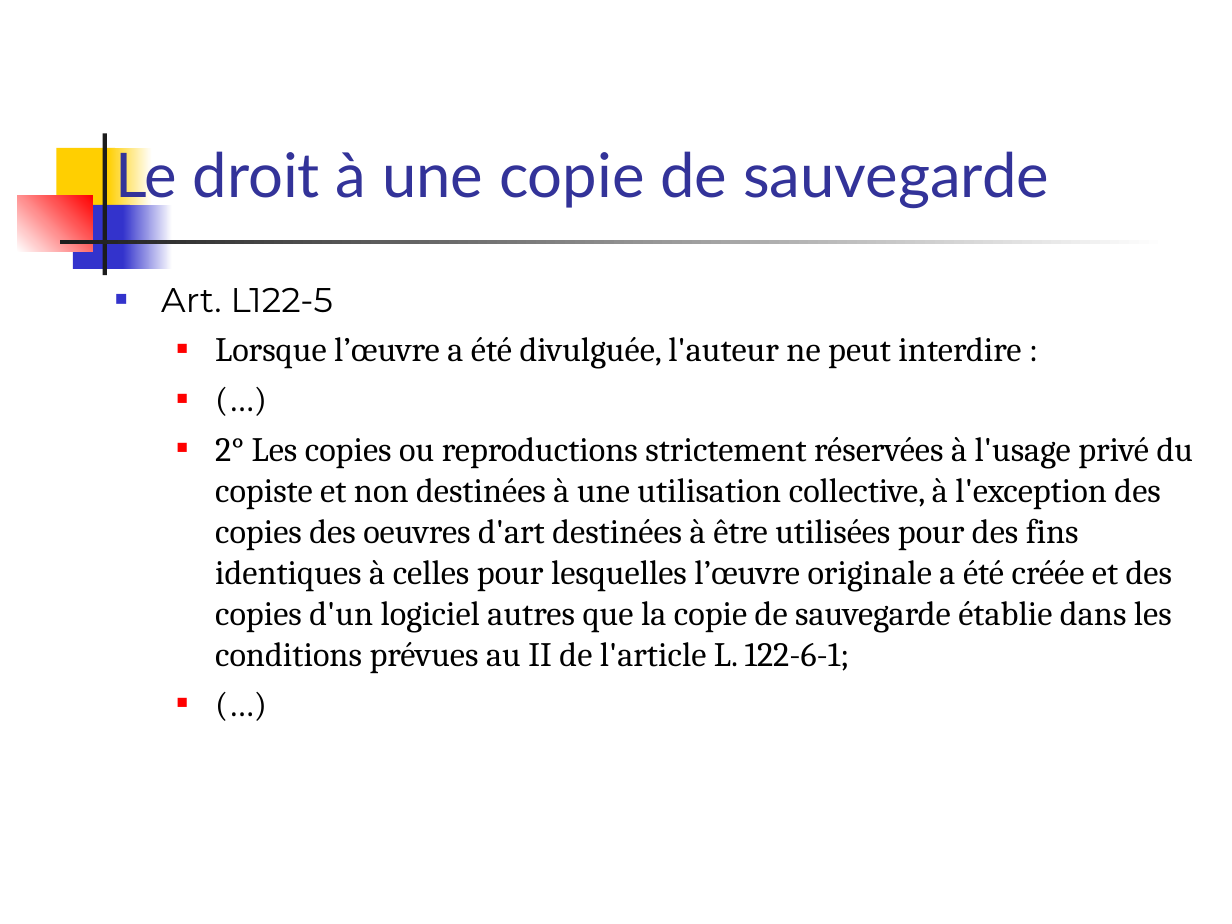
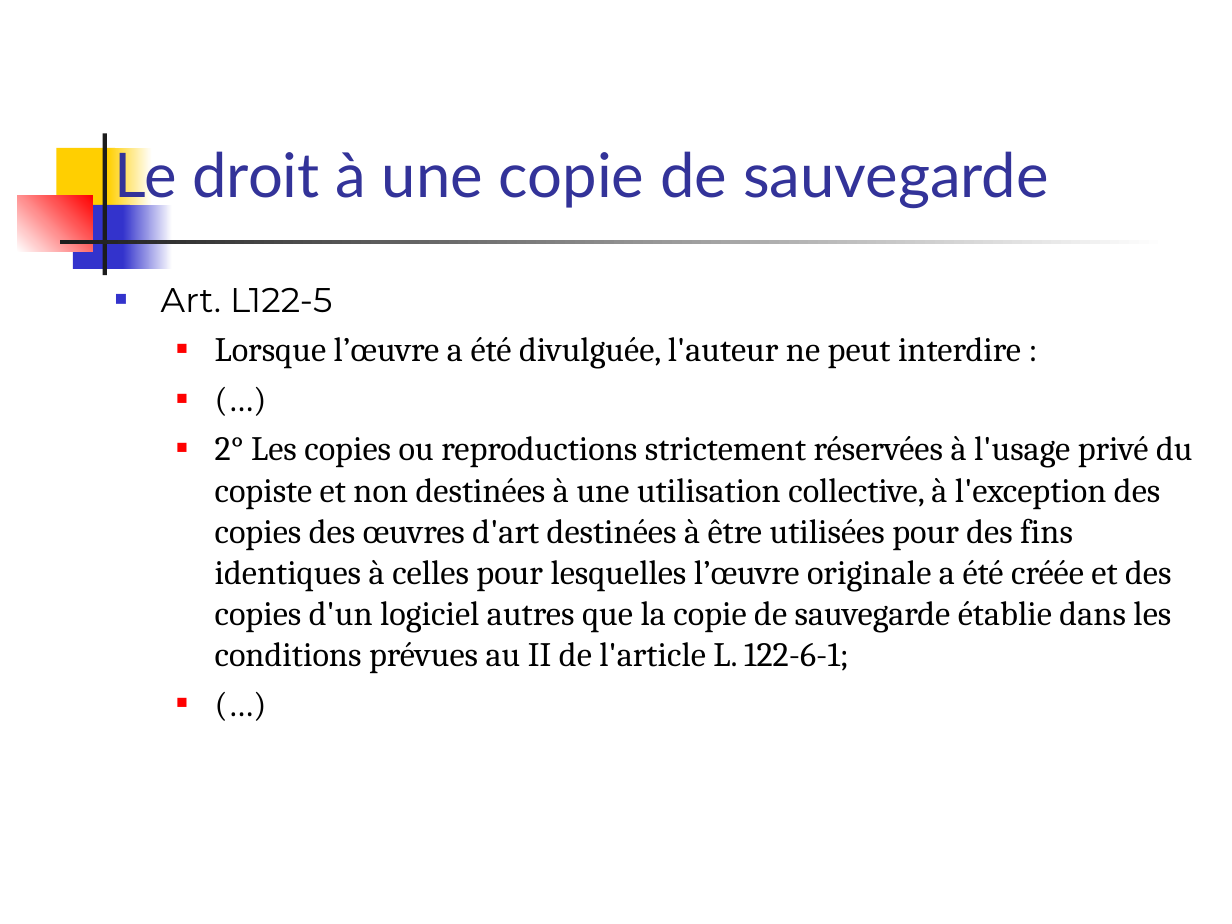
Before and after one commit to Apolerag/Cours_M2, a slide deck: slide 57 of Droit/Droit info/cours info 2014.ppt. Drawn at 1232x924 pixels with LibreOffice and Linux fonts; fonts in the diff are those of the drawing. Boxes give left, top, right and bottom in pixels: in the first picture for what was removed or moved away, otherwise in the second. Text is boxed around its words. In the diff, an @@ line names an element or a change of style, - is before the commit and + after.

Commit message:
ajout pdf MMI + correstion ppt droit

```diff
--- a/Droit/Droit info/cours info 2014.ppt
+++ b/Droit/Droit info/cours info 2014.ppt
@@ text at [215, 436, 1193, 674]: text changed @@
-  ■ 2° Les copies ou reproductions strictement réservées à l'usage privé du copiste et non destinées à une utilisation collective, à l'exception des copies des oeuvres d'art destinées à être utilisées pour des fins identiques à celles pour lesquelles l’œuvre originale a été créée et des copies d'un logiciel autres que la copie de sauvegarde établie dans les conditions prévues au II de l'article L. 122-6-1;
+  ■ 2° Les copies ou reproductions strictement réservées à l'usage privé du copiste et non destinées à une utilisation collective, à l'exception des copies des œuvres d'art destinées à être utilisées pour des fins identiques à celles pour lesquelles l’œuvre originale a été créée et des copies d'un logiciel autres que la copie de sauvegarde établie dans les conditions prévues au II de l'article L. 122-6-1;
```
Also in this commit, not shown: 204 other slides changed, 2 other files.
